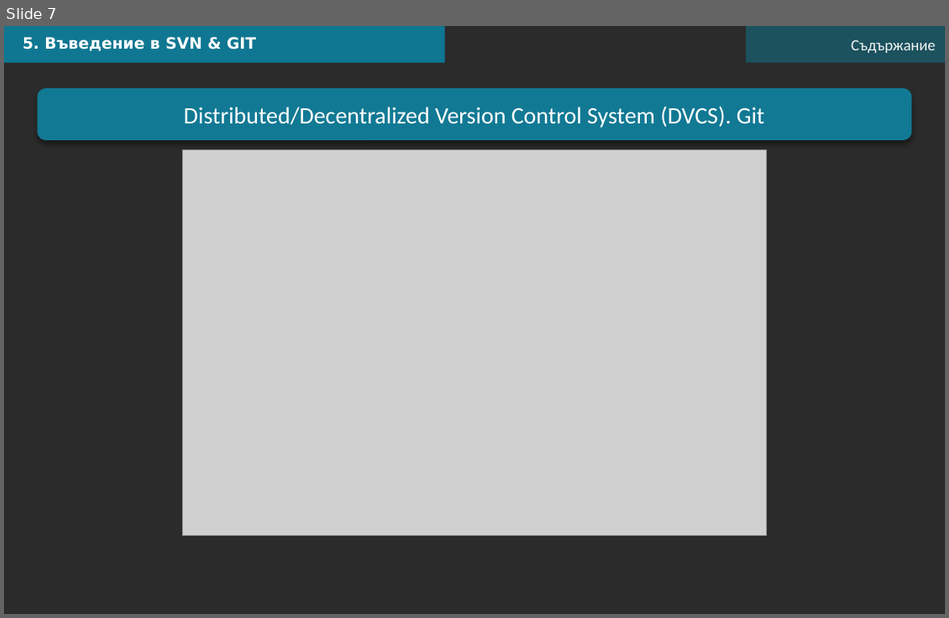
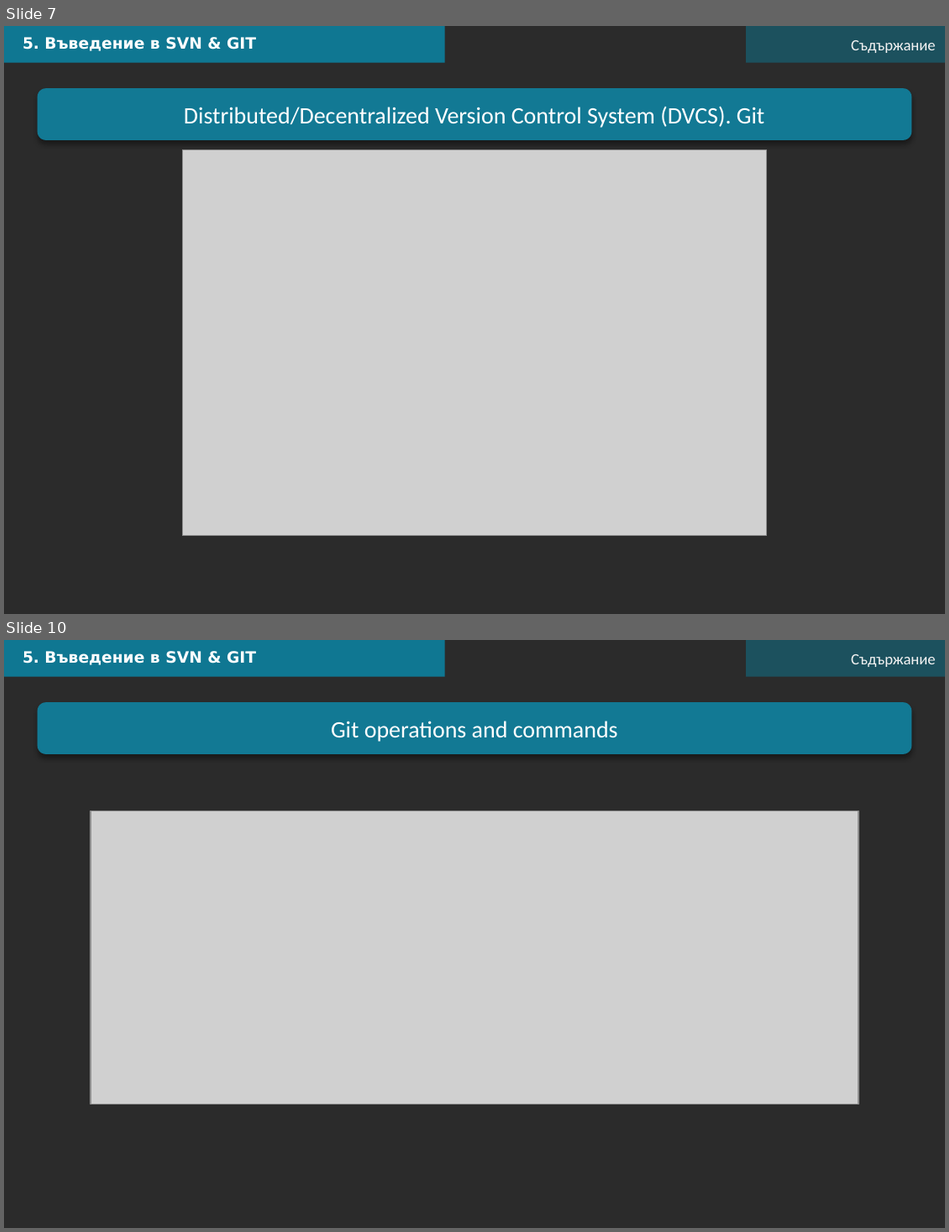
Before and after one commit to DNinev/swiftFE_v1, a slide deck: L4/FE-L4-May-08.pptx. Shown one above the other, each under a label of ours: slide 7 before the commit, slides 7 and 10 after it; the slides between them are not shown. The pictures are 949x618 and 949x1232 pixels, drawn with LibreOffice and Linux fonts; fonts in the diff are those of the drawing; grey boxes stand for pictures; background and template pictures are left out; a plain dark background stands for a picture behind light text. Boxes give left, top, right and bottom in pixels: in the first picture for what was removed or moved away, otherwise in the second. Text is boxed around its words. In the diff, an @@ line names an element or a change of style, - is before the commit and + after.

```diff
--- a/L4/FE-L4-May-08.pptx
+++ b/L4/FE-L4-May-08.pptx
@@ slide 10 added at box(4, 640, 945, 1228), background picture (left out) @@
@@ rectangle added at box(4, 640, 445, 677), fill #0F7792 @@
@@ text added at box(22, 651, 256, 665), 12 pt, text #FFFFFF, bold @@
+5. Въведение в SVN & GIT
@@ rectangle added at box(747, 640, 945, 677), fill #0F7792 at 50% opacity @@
@@ text added at box(851, 654, 936, 667), 12 pt, text #F2F2F2 @@
+Съдържание
@@ rounded rectangle added at box(37, 702, 911, 754), fill #127994, 18 pt, text #FFFFFF @@
+Git operations and commands
@@ picture added at box(91, 811, 858, 1104) @@
```
Also in this commit, not shown: 1 slide changed, 1 other slide added.
